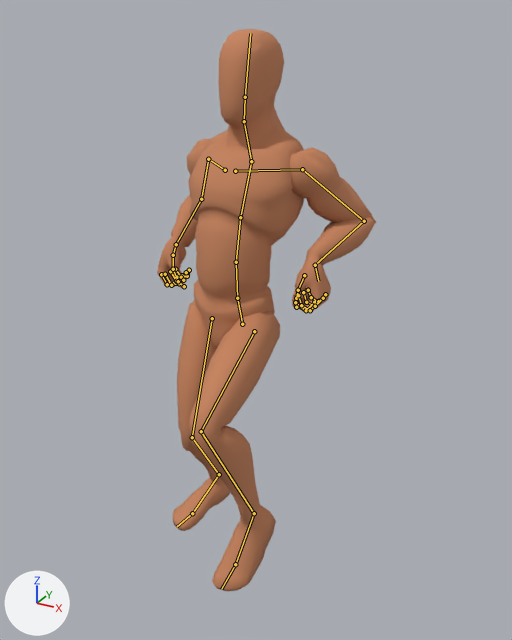
What one commit did to the Blender file rigs/human/combat/melee/animation-human-dual-wield-combo.blend.
Camera for both pictures: a 50 mm camera at (1.077, -1.736, 1.756) aimed at (0.084, 0.071, 0.852). The lights are fixed; the arrows at lower left show +X, +Y and +Z. The first picture is the older version. Both versions are drawn at frame 28 of the action 'Dual_Wield_Combo'; the numbers are the values there. The bones that change, and the others that lie on the model, are drawn over the model as lines.

The first picture shows 'Mannequin'.
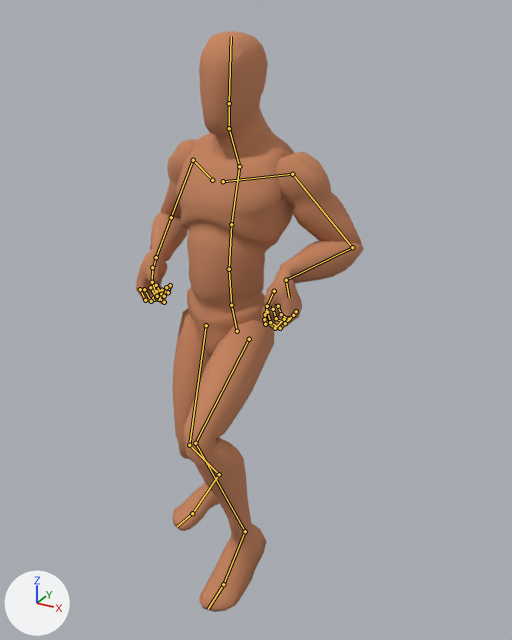
Pixel boxes (x1, y1, x2, y2) of what changed, in the pictures (512 x 640 px):
```json
{"object": "Mannequin", "change": "posed", "before": [157, 29, 376, 591], "after": [136, 31, 364, 612]}
```

Scene script edits in JSON lines:
```json
{"block": "bone_ctrl_illeg_l", "where": "bone_ctrl_illeg_l = bpy.data.objects['Armature'].pose.bones['CTRL_ILLEG_L']  # child of 'DRV_root'"}
{"op": "set", "path": "bone_ctrl_illeg_l.location", "old": "(0.097, -0.177, 0.173)", "new": "(0.097, -0.236, 0.145)"}
{"op": "set", "path": "bone_ctrl_illeg_l.rotation_quaternion", "old": "(0.94, 0.329, 0.029, -0.082)", "new": "(0.949, 0.277, 0.025, -0.083)", "note": "degrees (38, 6, -8) -> degrees (32, 5, -8)"}
{"block": "bone_ctrl_arm_l", "where": "bone_ctrl_arm_l = bpy.data.objects['Armature'].pose.bones['CTRL_Arm_L']  # child of 'DRV_root'"}
{"op": "set", "path": "bone_ctrl_arm_l.location", "old": "(0.398, 0.052, -0.482)", "new": "(0.398, -0.107, -0.501)"}
{"op": "set", "path": "bone_ctrl_arm_l.rotation_quaternion", "old": "(0.806, 0.024, 0.591, -0.032)", "new": "(0.8, 0.025, 0.597, -0.051)", "note": "degrees (0, 72, -4) -> degrees (-4, 73, -11)"}
{"block": "bone_ctrl_arm_r", "where": "bone_ctrl_arm_r = bpy.data.objects['Armature'].pose.bones['CTRL_Arm_R']  # child of 'DRV_root'"}
{"op": "set", "path": "bone_ctrl_arm_r.location", "old": "(-0.418, 0.072, -0.482)", "new": "(-0.413, -0.087, -0.516)"}
{"op": "set", "path": "bone_ctrl_arm_r.rotation_quaternion", "old": "(0.799, 0.025, -0.6, 0.031)", "new": "(0.784, 0.046, -0.623, 0.07)", "note": "degrees (0, -74, 4) -> degrees (-4, -77, 13)"}
{"block": "bone_polearm_l", "where": "bone_polearm_l = bpy.data.objects['Armature'].pose.bones['POLEARM_L']  # child of 'DRV_root'"}
{"op": "set", "path": "bone_polearm_l.location", "old": "(0.517, 0.102, -0.163)", "new": "(0.5, 0.044, -0.116)"}
{"block": "bone_polearm_r", "where": "bone_polearm_r = bpy.data.objects['Armature'].pose.bones['POLEARM_R']  # child of 'DRV_root'"}
{"op": "set", "path": "bone_polearm_r.location", "old": "(-0.555, 0.037, -0.134)", "new": "(-0.533, -0.01, -0.092)"}
{"block": "bone_ctrl_hips", "where": "bone_ctrl_hips = bpy.data.objects['Armature'].pose.bones['CTRL_Hips']  # child of 'DRV_root'"}
{"op": "set", "path": "bone_ctrl_hips.location", "old": "(0.0, 0.077, -0.122)", "new": "(0.0, 0.039, -0.132)"}
{"block": "bone_drv_spine_001", "where": "bone_drv_spine_001 = bpy.data.objects['Armature'].pose.bones['DRV_spine.001']  # child of 'DRV_hips'"}
{"op": "set", "path": "bone_drv_spine_001.rotation_quaternion", "old": "(0.999, -0.045, 0.012, 0.004)", "new": "(0.999, -0.03, 0.015, 0.002)", "note": "degrees (-5, 1, 0) -> degrees (-3, 2, 0)"}
{"block": "bone_drv_spine_002", "where": "bone_drv_spine_002 = bpy.data.objects['Armature'].pose.bones['DRV_spine_002']  # child of 'DRV_spine.001'"}
{"op": "set", "path": "bone_drv_spine_002.rotation_quaternion", "old": "(0.999, -0.045, 0.011, 0.005)", "new": "(0.997, -0.016, 0.015, 0.001)", "note": "degrees (-5, 1, 1) -> degrees (-2, 2, 0)"}
{"block": "bone_drv_spine_003", "where": "bone_drv_spine_003 = bpy.data.objects['Armature'].pose.bones['DRV_spine.003']  # child of 'DRV_spine_002'"}
{"op": "set", "path": "bone_drv_spine_003.rotation_quaternion", "old": "(1.0, 0.0, 0.011, 0.003)", "new": "(0.998, 0.022, 0.017, 0.0)", "note": "degrees (0, 1, 0) -> degrees (3, 2, 0)"}
{"block": "bone_drv_shoulder_l", "where": "bone_drv_shoulder_l = bpy.data.objects['Armature'].pose.bones['DRV_shoulder_L']  # child of 'DRV_spine.003'"}
{"op": "set", "path": "bone_drv_shoulder_l.rotation_quaternion", "old": "(1.0, 0.0, 0.0, 0.0)", "new": "(0.996, 0.01, -0.01, -0.03)", "note": "degrees (0, 0, 0) -> degrees (1, -1, -4)"}
{"block": "bone_drv_shoulder_r", "where": "bone_drv_shoulder_r = bpy.data.objects['Armature'].pose.bones['DRV_shoulder_R']  # child of 'DRV_spine.003'"}
{"op": "set", "path": "bone_drv_shoulder_r.rotation_quaternion", "old": "(1.0, 0.0, 0.0, 0.0)", "new": "(0.997, 0.016, -0.018, 0.02)", "note": "degrees (0, 0, 0) -> degrees (2, -2, 2)"}
```
